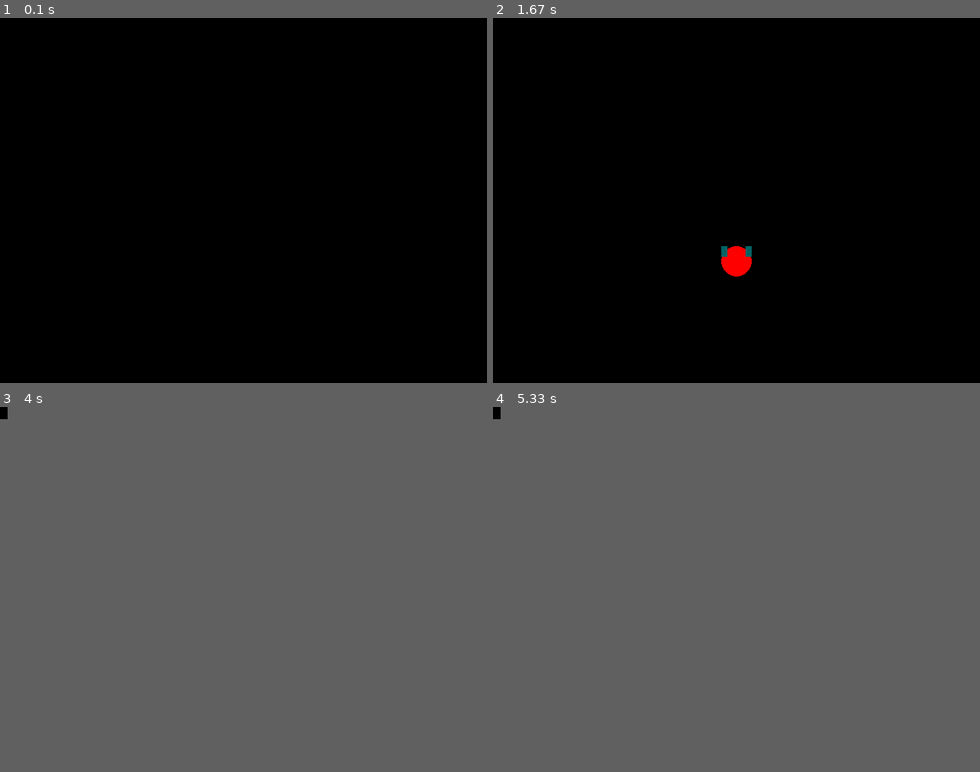
Above: before the commit, frames 1-4 (two rows, left to right).
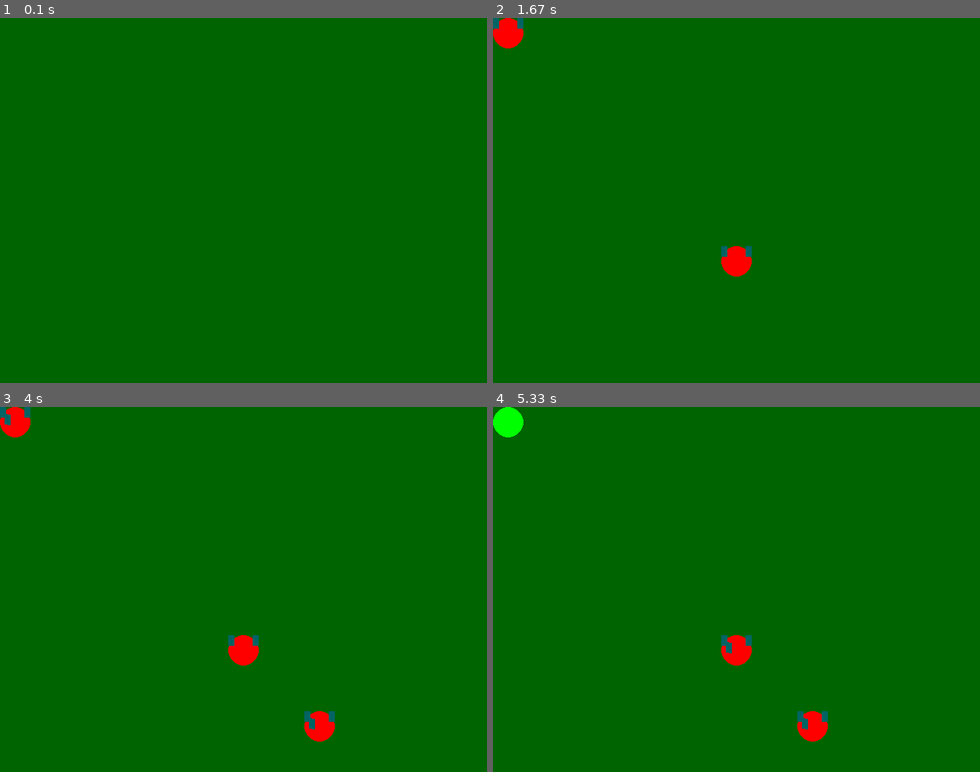
Above: after the commit, the same moments.

Repository: RichardLorenz/Mower
Game: pygame game, started from main.py
Same seed, same stepped clock (60 frames per second), same inputs: the game is played once before the commit and once after it.
Inputs:
- Up to frame 1 (0.1 s): no input
- Up to frame 2 (1.67 s): tap E at 0.33 s; tap R at 0.67 s; hold Up from 1.5 s (still down); tap W at 1.57 s
- Up to frame 3 (4 s): tap W at 1.87, 3.8 s; release Up at 1.97 s; tap T at 2.5 s; tap Q at 2.83 s; hold Down from 3.73 s (still down)
- Up to frame 4 (5.33 s): release Down at 4.03 s; hold Up 4.5-4.87 s; tap W at 4.57 s; tap X at 4.9 s
In our replay, in frame 3 the window is 10x16 before the commit and 640x480 after it. These sizes can differ from the game's own. Grey fills any space a smaller window leaves; there, only what the larger window draws over its background counts as a difference.

The runs differ from the first frame. In frame 1, 100% of the frame differs, in the area x 0-100%, y 0-100%; in frame 2, 100%; in frame 3, 1.3%; in frame 4, 1.3%.

Commit message:
Working background overwrite

Diff:
--- a/main.py
+++ b/main.py
@@ -49,13 +49,13 @@
         self.centre = (MOWER_DIAMETER / 2, MOWER_DIAMETER / 2)
         self.angle_in_degrees = 0
         self.wheel_angle_in_degrees = -10
-        self.base = pg.display.set_mode([MOWER_DIAMETER, MOWER_DIAMETER], pg.SRCALPHA, 32)
+        self.base = pg.Surface([MOWER_DIAMETER, MOWER_DIAMETER], pg.SRCALPHA, 32)
         self.build_base()
         self.image = self.base
 
     def build_base(self):
-        mower_base = pg.display.set_mode([MOWER_DIAMETER, MOWER_DIAMETER], pg.SRCALPHA, 32)
-        mower_base = mower_base.convert_alpha()
+        mower_base = pg.Surface([MOWER_DIAMETER, MOWER_DIAMETER], pg.SRCALPHA, 32)
+#        mower_base = mower_base.convert_alpha()
         # Draw mower body/blade on the mower
         pg.draw.circle(mower_base, (255, 0, 0), (MOWER_DIAMETER / 2, MOWER_DIAMETER / 2), MOWER_DIAMETER / 2)
         # Draw right back wheel on the mower
@@ -68,13 +68,12 @@
                      (MOWER_DIAMETER - WHEEL_SIZE[0], 0) + WHEEL_SIZE)
         self.base = mower_base
 
-
     def build_image(self):
         # Get the base image
         mower_img = self.base
 
         # Create a rotated front wheel image
-        wheel_img = pg.display.set_mode([WHEEL_SIZE[0] + 2, WHEEL_SIZE[1] + 2], pg.SRCALPHA, 32)
+        wheel_img = pg.Surface([WHEEL_SIZE[0] + 2, WHEEL_SIZE[1] + 2], pg.SRCALPHA, 32)
         wheel_img = wheel_img.convert_alpha()
         pg.draw.rect(wheel_img,
                      WHEEL_COLOUR,
@@ -93,27 +92,30 @@
 class Field:
     def __init__(self):
 
-        self.screen = pg.display.set_mode(FIELD_SIZE)
+        self.grass = pg.Surface(FIELD_SIZE)
+        self.grass.fill(GRASS_UNCUT_COLOUR)
 
     def count_colour(self, colour):
         count = 0
         for i in range(FIELD_SIZE[0]):
             for j in range(FIELD_SIZE[1]):
-                if self.screen.get_at((i, j))[0:3] == colour:
+                if self.grass.get_at((i, j))[0:3] == colour:
                     count += 1
         return count
 
-#    def mow(self):
-#        self.screen.blit(mower.base, (300, 300)))
+    def mow(self, this_mower):
+        pg.draw.circle(self.grass, GRASS_CUT_COLOUR, this_mower.centre, MOWER_DIAMETER / 2)
 
 
 pg.init()
 mower = Mower()
 field = Field()
 clock = pg.time.Clock()
+screen = pg.display.set_mode(FIELD_SIZE)
+screen.blit(field.grass, (0, 0))
 
-rect = pg.Rect(0, 0, 20, 20)
-rect.center = field.screen.get_rect().center
+# rect = pg.Rect(0, 0, 20, 20)
+# rect.center = field.grass.get_rect().center
 vel = 5
 
 run = True
@@ -123,28 +125,40 @@
         if event.type == pg.QUIT:
             run = False
         if event.type == pg.KEYDOWN:
+            screen.blit(field.grass, (0, 0))
             print(pg.key.name(event.key))
 
     keys = pg.key.get_pressed()
 
+    if keys[pg.K_q]:
+        screen.blit(mower.base, (0, 0))
+    if keys[pg.K_w]:
+        screen.blit(mower.image, (0, 0))
+    if keys[pg.K_e]:
+        field.mow(mower)
+    if keys[pg.K_r]:
+        print("r")
+        screen.blit(field.grass, (0, 0))
+    # if keys[pg.K_t]:
+    #     # nothing
     if keys[pg.K_LEFT]:
         print("keys_x", keys[pg.K_x])
-        pg.draw.rect(field.screen, (0, 0, 255), rect)
-        field.screen.blit(mower.base, (200, 200))
+        pg.draw.rect(field.grass, (0, 0, 255), rect)
+        field.grass.blit(mower.base, (200, 200))
     elif keys[pg.K_RIGHT]:
         rect.x += (keys[pg.K_RIGHT] - keys[pg.K_LEFT]) * vel
         rect.y += (keys[pg.K_DOWN] - keys[pg.K_UP]) * vel
 
-        rect.centerx = rect.centerx % field.screen.get_width()
-        rect.centery = rect.centery % field.screen.get_height()
+        rect.centerx = rect.centerx % field.grass.get_width()
+        rect.centery = rect.centery % field.grass.get_height()
 
-        field.screen.fill(0)
-        pg.draw.rect(field.screen, (255, 0, 0), rect)
+        field.grass.fill(0)
+        pg.draw.rect(field.grass, (255, 0, 0), rect)
     elif keys[pg.K_UP]:
-        field.screen.blit(mower.base, (300, 300))
+        field.grass.blit(mower.base, (300, 300))
     elif keys[pg.K_DOWN]:
         mower.build_image()
-        field.screen.blit(mower.image, (400, 400))
+        field.grass.blit(mower.image, (400, 400))
     else:
         pg.display.flip()
 
